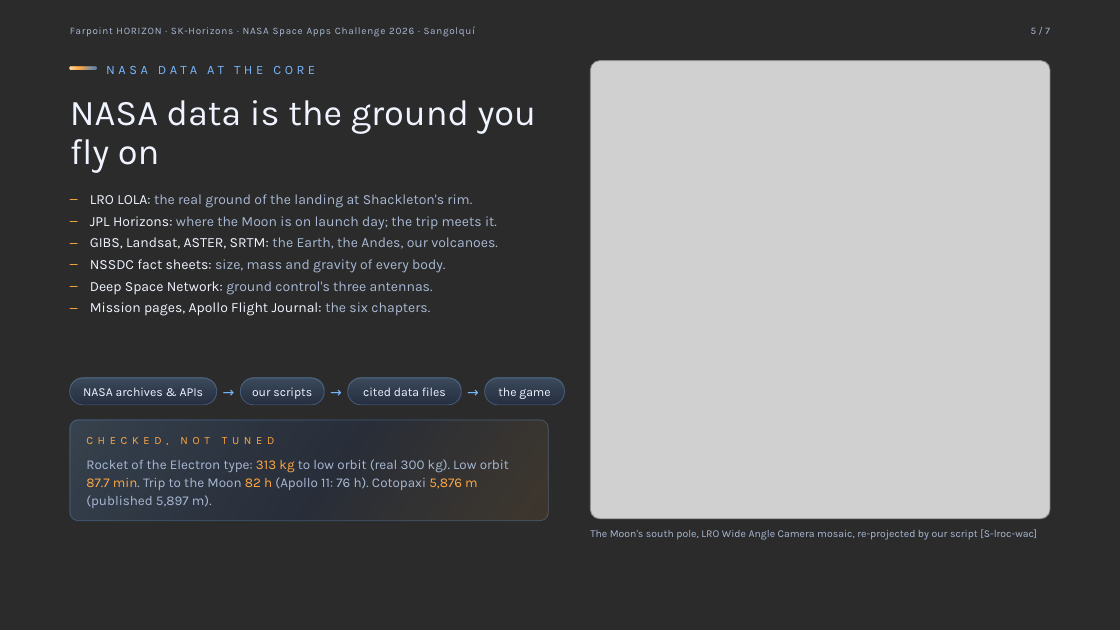
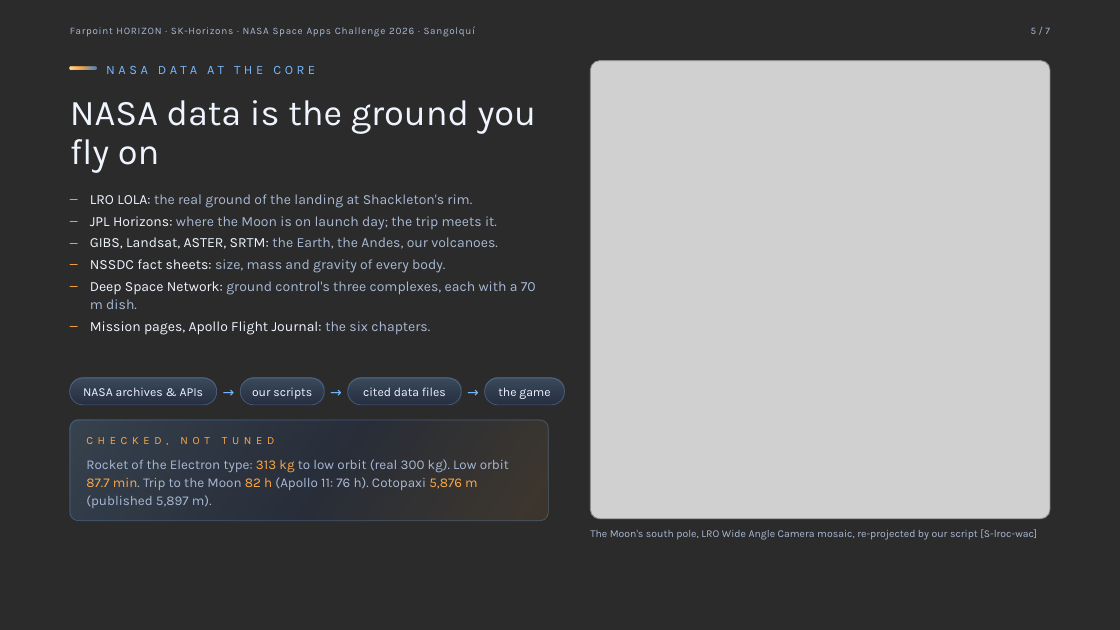
Before and after one commit to alexanderkholodov1/farpoint-horizon, a slide deck: slide 5 of spaceapps/global-submission/deck/EN_17_SK-Horizons_v2.pptx. Drawn at 1120x630 pixels with LibreOffice and Linux fonts; fonts in the diff are those of the drawing; grey boxes stand for pictures; background and template pictures are left out; a plain dark background stands for a picture behind light text. Boxes give left, top, right and bottom in pixels: in the first picture for what was removed or moved away, otherwise in the second. Text is boxed around its words. In the diff, an @@ line names an element or a change of style, - is before the commit and + after.

```diff
--- a/spaceapps/global-submission/deck/EN_17_SK-Horizons_v2.pptx
+++ b/spaceapps/global-submission/deck/EN_17_SK-Horizons_v2.pptx
@@ text at [90, 281, 536, 309]: text changed @@
-– Deep Space Network: ground control's three antennas.
+– Deep Space Network: ground control's three complexes, each with a 70 m dish.
```
Also in this commit, not shown: 3 other slides changed, 17 other files.
